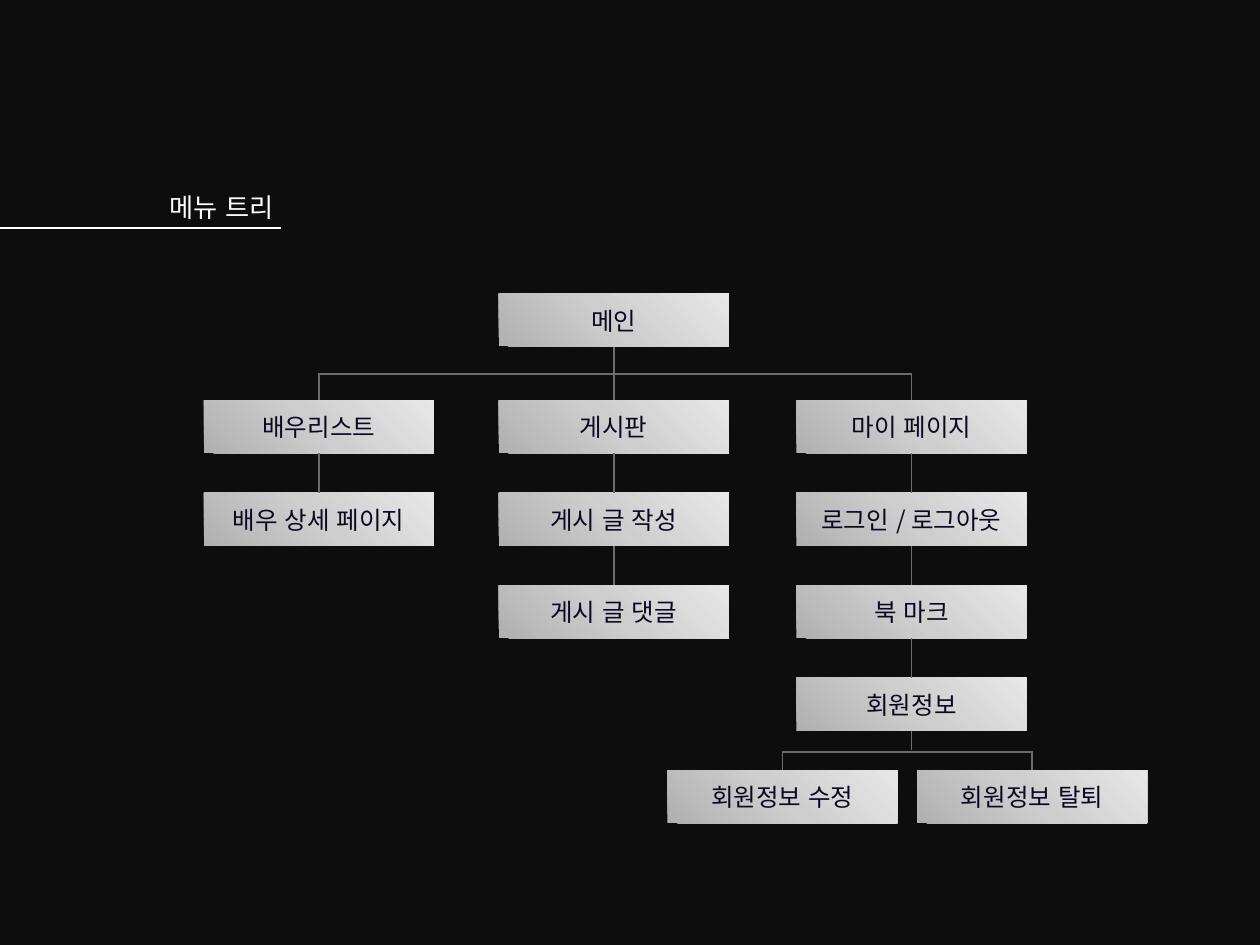
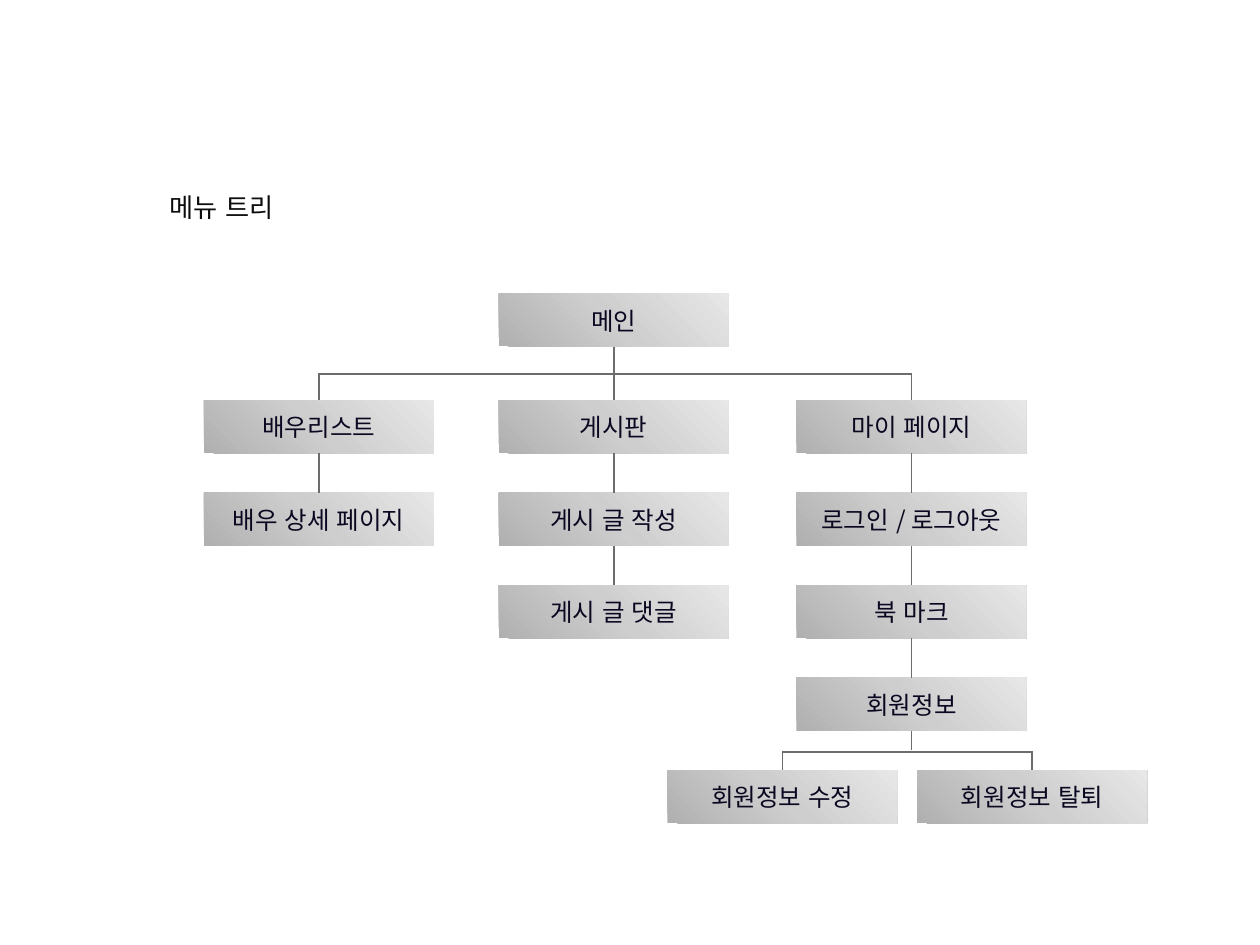
Before and after one commit to theselah/erp-team3, a slide deck: slide 7 of 3조_erp.pptx (slide 6 before the commit). Drawn at 1260x945 pixels with LibreOffice and Linux fonts; fonts in the diff are those of the drawing. Boxes give left, top, right and bottom in pixels: in the first picture for what was removed or moved away, otherwise in the second. Text is boxed around its words. In the diff, an @@ line names an element or a change of style, - is before the commit and + after.

```diff
--- a/3조_erp.pptx
+++ b/3조_erp.pptx
@@ background #0D0D0D to #FFFFFF @@
@@ text "메뉴 트리" at (x1=170, y1=195, x2=273, y2=219): text colour #FFFFFF to #0D0D0D @@
```
Also in this commit, not shown: 6 other slides changed, 1 slide added.
